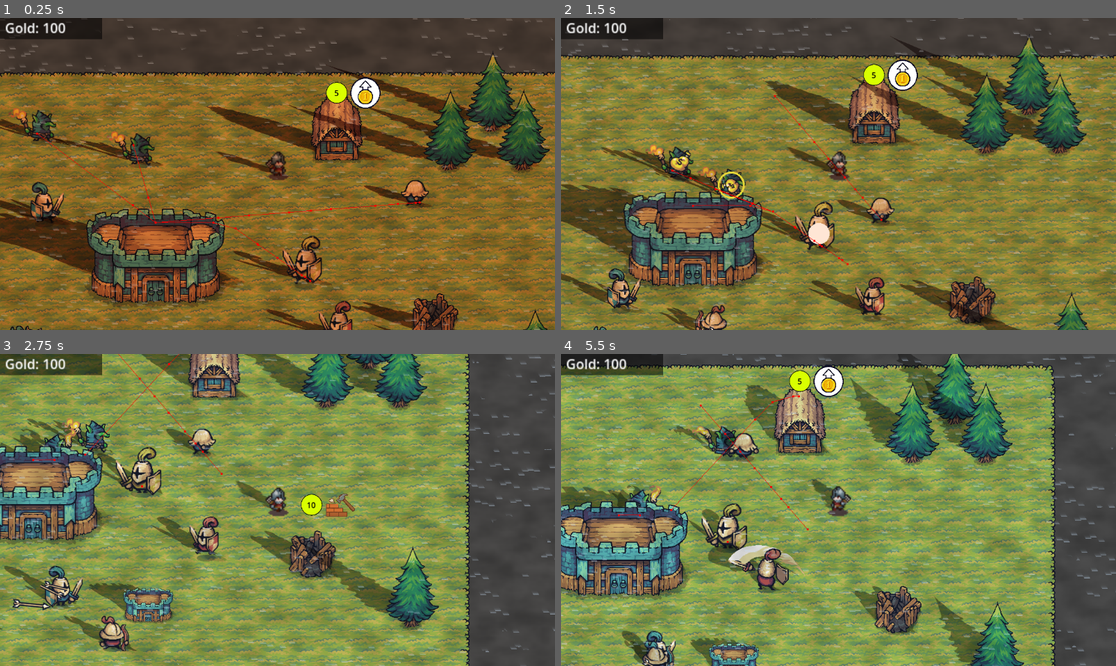
Above: before the commit, frames 1-4 (two rows, left to right).
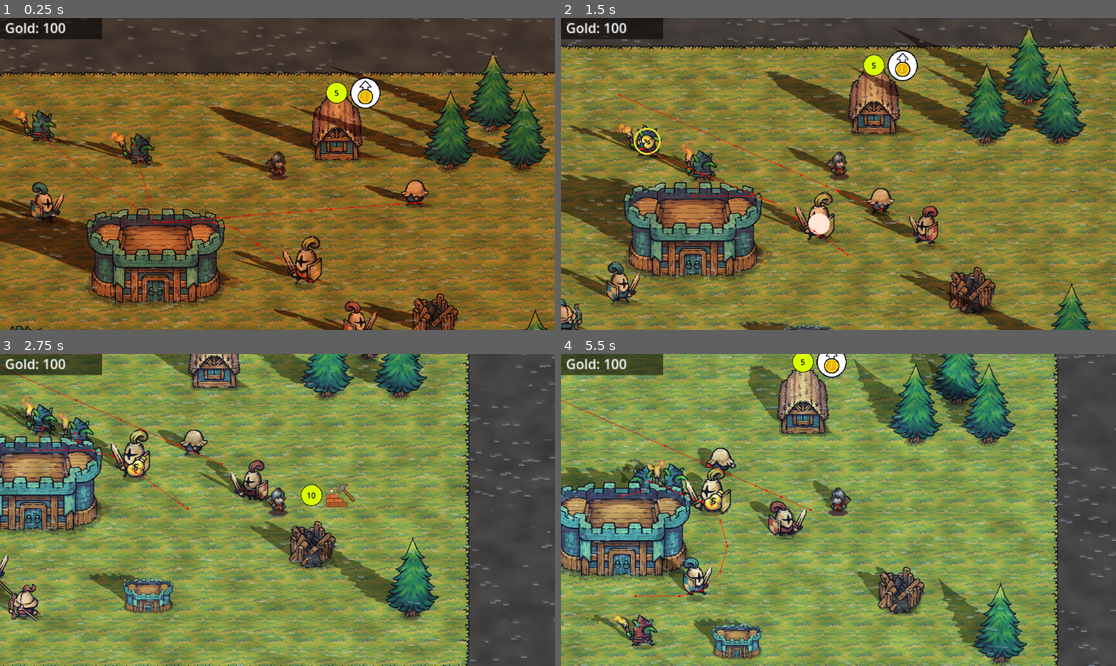
Above: after the commit, the same moments.

Repository: achotai2/battle-game-2D-proto
Game: Godot game, scene res://Scenes/main.tscn
Two runs of this game, one before a commit and one after it. Both use one fixed random seed, a clock stepped at 60 frames per second and the inputs below.
Inputs (mouse positions are in pixels of both pictures, inside the frame that each line leads up to):
- Up to frame 1 (0.25 s): no input
- Up to frame 2 (1.5 s): move the mouse to (960, 158) at 0.52 s; hold Right (move_right) 0.53-1.28 s; tap Ctrl (attack) at 0.6 s; tap Space (interact) at 0.8, 1.35 s; move the mouse to (727, 189) at 1.27 s; hold S (move_down) from 1.28 s (still down)
- Up to frame 3 (2.75 s): tap Ctrl (attack) at 1.55, 2.1 s; move the mouse to (333, 441) at 2.02 s; release S (move_down) at 2.03 s; hold Right (move_right) from 2.03 s (still down); tap Space (interact) at 2.3 s
- Up to frame 4 (5.5 s): move the mouse to (810, 572) at 2.77 s; release Right (move_right) at 2.78 s; hold W (move_up) 2.78-3.53 s; click (810, 572) at 2.85 s; tap Ctrl (attack) at 3.05, 4.35 s; move the mouse to (1005, 556) at 3.52 s; hold A (move_left) 3.53-5.03 s; tap Space (interact) at 3.6, 5.1 s; move the mouse to (672, 463) at 4.27 s; move the mouse to (866, 510) at 5.02 s; hold S (move_down) from 5.03 s (still down)

The runs differ from the first frame. In frame 1, 0.9% of the frame differs, in the area x 47-68%, y 90-100%; in frame 2, 55%; in frame 3, 51%; in frame 4, 61%, in the area x 0-100%, y 0-100%.

Commit message:
Weapon attacks working better now, but minions don't run towards enemies.

Diff:
--- a/Scenes/Units/lord.tscn
+++ b/Scenes/Units/lord.tscn
@@ -21,7 +21,7 @@
 [sub_resource type="ShaderMaterial" id="ShaderMaterial_pu4ol"]
 shader = ExtResource("9_ahyq5")
 
-[node name="Lord" type="CharacterBody2D" node_paths=PackedStringArray("health", "movement", "animation", "detection", "tactical", "gold") groups=["Attackable", "Interactable", "Minions"]]
+[node name="Lord" type="CharacterBody2D" node_paths=PackedStringArray("health", "movement", "animation", "detection", "tactical", "gold") groups=["Interactable", "Minions"]]
 collision_layer = 16
 collision_mask = 11
 script = ExtResource("1_pu4ol")
--- a/Scenes/Units/peasant.tscn
+++ b/Scenes/Units/peasant.tscn
@@ -49,7 +49,6 @@
 [node name="AgentMovement" type="Node" parent="." node_paths=PackedStringArray("agent", "animation", "nav_agent")]
 script = ExtResource("4_kqf48")
 max_speed = 200.0
-can_meander = true
 agent = NodePath("..")
 animation = NodePath("../AgentAnimate")
 nav_agent = NodePath("../NavigationAgent2D2")
--- a/Scenes/main.tscn
+++ b/Scenes/main.tscn
@@ -291,11 +291,11 @@
 player = 1
 castle = NodePath("../../NavigationRegion2D/Buildings/Castle")
 
-[node name="Peasant" parent="EnvironmentalObjects/Units" node_paths=PackedStringArray("castle") instance=ExtResource("5_ynf5e")]
-player = 1
-castle = NodePath("../../NavigationRegion2D/Buildings/Castle")
-
-[node name="Peasant2" parent="EnvironmentalObjects/Units" node_paths=PackedStringArray("castle") instance=ExtResource("5_ynf5e")]
+[node name="Peasant" parent="EnvironmentalObjects/Units" node_paths=PackedStringArray("castle") groups=["Attackable"] instance=ExtResource("5_ynf5e")]
+player = 1
+castle = NodePath("../../NavigationRegion2D/Buildings/Castle")
+
+[node name="Peasant2" parent="EnvironmentalObjects/Units" node_paths=PackedStringArray("castle") groups=["Attackable"] instance=ExtResource("5_ynf5e")]
 position = Vector2(200, 24)
 player = 1
 castle = NodePath("../../NavigationRegion2D/Buildings/Castle")
@@ -305,21 +305,25 @@
 player = 1
 castle = NodePath("../../NavigationRegion2D/Buildings/Castle")
 
-[node name="Archer" parent="EnvironmentalObjects/Units" instance=ExtResource("16_h1bgf")]
+[node name="Archer" parent="EnvironmentalObjects/Units" node_paths=PackedStringArray("castle") instance=ExtResource("16_h1bgf")]
 position = Vector2(229, 520)
 player = 2
-
-[node name="Archer2" parent="EnvironmentalObjects/Units" instance=ExtResource("16_h1bgf")]
+castle = NodePath("../../NavigationRegion2D/Buildings/Castle")
+
+[node name="Archer2" parent="EnvironmentalObjects/Units" node_paths=PackedStringArray("castle") instance=ExtResource("16_h1bgf")]
 position = Vector2(-19, 454)
 player = 1
-
-[node name="Soldier" parent="EnvironmentalObjects/Units" instance=ExtResource("17_b3802")]
+castle = NodePath("../../NavigationRegion2D/Buildings/Castle")
+
+[node name="Soldier" parent="EnvironmentalObjects/Units" node_paths=PackedStringArray("castle") instance=ExtResource("17_b3802")]
 position = Vector2(646, 460)
 player = 2
-
-[node name="Soldier2" parent="EnvironmentalObjects/Units" instance=ExtResource("17_b3802")]
+castle = NodePath("../../NavigationRegion2D/Buildings/Castle")
+
+[node name="Soldier2" parent="EnvironmentalObjects/Units" node_paths=PackedStringArray("castle") instance=ExtResource("17_b3802")]
 position = Vector2(10, 132)
 player = 1
+castle = NodePath("../../NavigationRegion2D/Buildings/Castle")
 
 [node name="Trees" type="Node2D" parent="EnvironmentalObjects"]
 y_sort_enabled = true
--- a/Scripts/AgentNodes/agent_move.gd
+++ b/Scripts/AgentNodes/agent_move.gd
@@ -372,9 +372,6 @@
 func clear_movement_order(priority: int = 5) -> void:
 	if priority < _order_priority:
 		return
-
-	if get_parent().name == "Player":
-		print(priority)
 
 	_order_type = OrderType.NONE
 	_order_priority = -1
--- a/Scripts/AgentNodes/player_controls.gd
+++ b/Scripts/AgentNodes/player_controls.gd
@@ -29,9 +29,6 @@
 	var y: float = Input.get_axis(move_up, move_down)
 	var dir := Vector2(x, y)
 
-	if _attacking() or _interacting():
-		dir = Vector2.ZERO
-
 	# Optional deadzone (helps analog sticks; harmless for keyboard)
 	if dir.length() < deadzone:
 		dir = Vector2.ZERO
@@ -44,19 +41,20 @@
 			if is_instance_valid(movement):
 				if dir == Vector2.ZERO:
 					movement.clear_movement_order(controls_priority)
+					_unpause_attack()
 				else:
 					movement.command_player_direction(dir, controls_priority)
+					_pause_attack()
 	else:
 		if dir != Vector2.ZERO and dir != _last_dir:
 			if is_instance_valid(movement):
 				movement.command_player_direction(dir, controls_priority)
 
-
-	_is_moving = dir != Vector2.ZERO
-	if _is_moving:
-		_pause_attack()
-	elif not _interaction_active:
-		_unpause_attack()
+		_is_moving = dir != Vector2.ZERO
+		if _is_moving:
+			_pause_attack()
+		elif not _interaction_active:
+			_unpause_attack()
 
 	_last_dir = dir
 
--- a/Scripts/Weapons/weapon_melee_base.gd
+++ b/Scripts/Weapons/weapon_melee_base.gd
@@ -10,7 +10,7 @@
 @export var affects_neutral: bool = false
 @export var attack_power: int = 10
 @export var movement: AgentMovement = null
-@export var attack_priority: int = 5
+@export var attack_priority: int = 7
 
 @onready var tracking: AgentTracking = $AgentTracking
 @onready var cooldown: Timer = $cooldown
@@ -58,7 +58,7 @@
 	# Called whenever attack is finished or target lost.
 	_current_target = null
 
-	if is_instance_valid(movement):
+	if is_instance_valid(movement) and _attacking:
 		movement.clear_movement_order(attack_priority)
 
 	cooldown.stop()
@@ -125,9 +125,10 @@
 
 
 func attack_animation_finished() -> void:
-	if is_instance_valid(movement) and _attacking:
-		movement.clear_movement_order(attack_priority)
-	_attacking = false
+	pass
+#	if is_instance_valid(movement) and _attacking:
+#		movement.clear_movement_order(attack_priority)
+#	_attacking = false
 
 
 func set_movement(m: AgentMovement) -> void:
--- a/Scripts/Weapons/weapon_ranged_base.gd
+++ b/Scripts/Weapons/weapon_ranged_base.gd
@@ -18,7 +18,7 @@
 @export var projectile_speed: float = 700.0
 @export var attack_power: int = 10
 @export var movement: AgentMovement = null
-@export var attack_priority: int = 5
+@export var attack_priority: int = 7
 
 @onready var tracking: AgentTracking = $AgentTracking
 @onready var cooldown: Timer = $cooldown
@@ -69,7 +69,7 @@
 	# Called whenever attack is finished or target lost.
 	_current_target = null
 
-	if is_instance_valid(movement):
+	if is_instance_valid(movement) and _attacking:
 		movement.clear_movement_order(attack_priority)
 
 	cooldown.stop()
@@ -185,9 +185,10 @@
 
 
 func attack_animation_finished() -> void:
-	if is_instance_valid(movement) and _attacking:
-		movement.clear_movement_order(attack_priority)
-	_attacking = false
+	pass
+#	if is_instance_valid(movement) and _attacking:
+#		movement.clear_movement_order(attack_priority)
+#	_attacking = false
 
 
 func set_movement(m: AgentMovement) -> void:
Not shown: 1 places in Scenes/Units/peasant.tscn that only renumber resources
